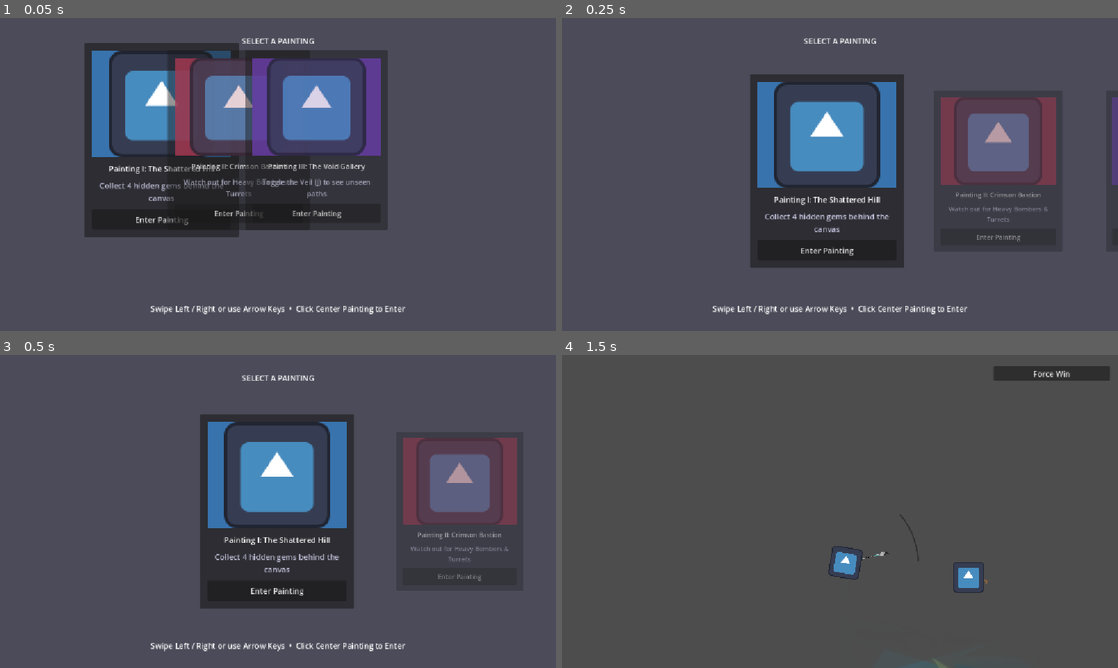
Above: before the commit, frames 1-4 (two rows, left to right).
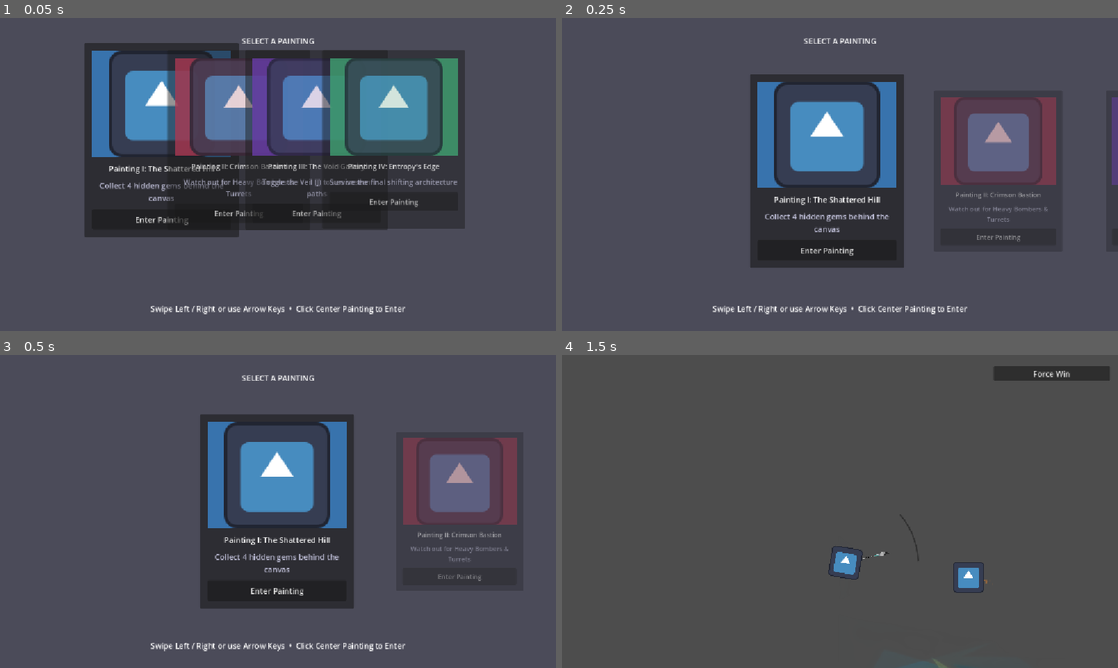
Above: after the commit, the same moments.

Repository: VSathvikReddy/Let-s-figure-it-out
Game: Godot game, scene res://levels/LevelSelect.tscn
The game is run twice, just before and just after one commit, with the same random seed, the same clock (stepped at 60 frames per second) and the same inputs. The engine's default icon, where the game draws it, is replaced by a stand-in: a white triangle on a blue panel in a dark square. Sound files missing from this copy of the repository are replaced by a short silence.
Inputs (mouse positions are in pixels of both pictures, inside the frame that each line leads up to):
- Up to frame 1 (0.05 s): no input
- Up to frame 2 (0.25 s): no input
- Up to frame 3 (0.5 s): no input
- Up to frame 4 (1.5 s): click "Enter Painting" at 0.5 s; move the mouse to (962, 495) at 1.27 s; hold Right (move_right) from 1.28 s (still down); tap Space (attack) at 1.35 s; click (962, 495) at 1.42 s

The runs differ from the first frame. In frame 1, 10% of the frame differs, in the area x 57-84%, y 10-68%; in frame 2, nothing differs; in frame 3, nothing differs; in frame 4, nothing differs.

Commit message:
added 4th level

Diff:
--- a/levels/level_manager.gd
+++ b/levels/level_manager.gd
@@ -22,6 +22,12 @@
 		"subtitle": "Toggle the Veil (J) to see unseen paths",
 		"scene_path": "res://demo.tscn", # Replace with level_3.tscn when ready
 		"preview_color": Color(0.42, 0.24, 0.68)
+	},
+	{
+		"title": "Painting IV: Entropy's Edge",
+		"subtitle": "Survive the final shifting architecture",
+		"scene_path": "res://demo.tscn", # Ensure you create a level_4.tscn eventually!
+		"preview_color": Color(0.25, 0.65, 0.45)
 	}
 ]
 
